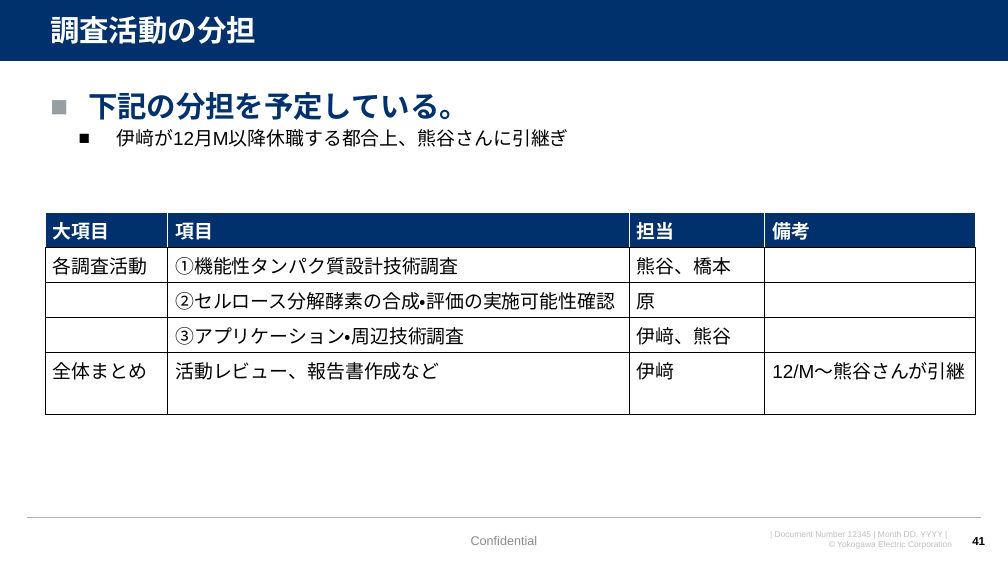
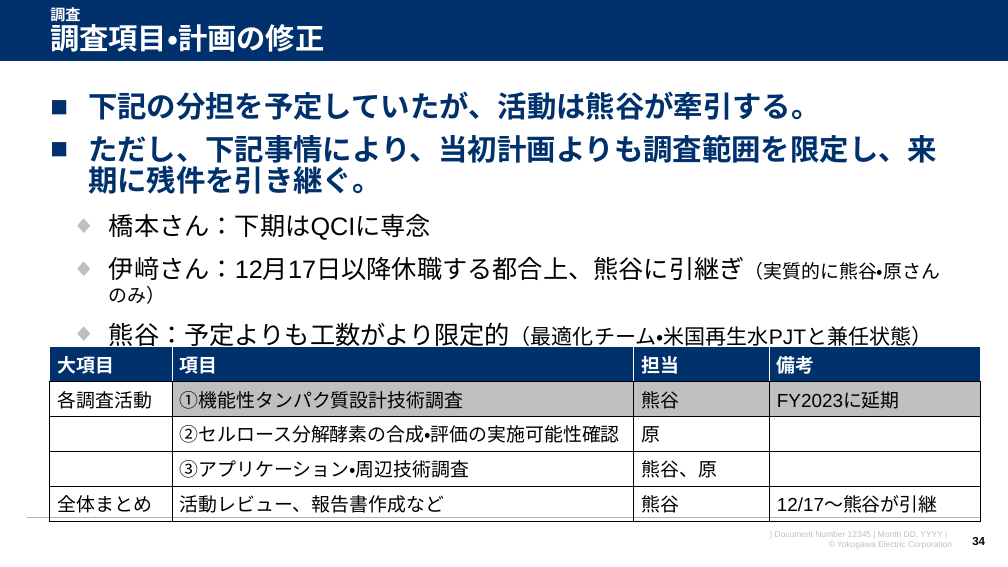
Before and after one commit to watarukumagai-git/denovo, a slide deck: slide 34 of survey_doc/2022年12月度月報_人工酵素設計.pptx (slide 41 before the commit). Drawn at 1008x567 pixels with LibreOffice and Linux fonts; fonts in the diff are those of the drawing; background and template pictures are left out. Boxes give left, top, right and bottom in pixels: in the first picture for what was removed or moved away, otherwise in the second. Text is boxed around its words. In the diff, an @@ line names an element or a change of style, - is before the commit and + after.

```diff
--- a/survey_doc/2022年12月度月報_人工酵素設計.pptx
+++ b/survey_doc/2022年12月度月報_人工酵素設計.pptx
@@ title at (50, 5, 324, 52): text changed; size 28 to 27.9 pt @@
-調査活動の分担
+調査
+調査項目・計画の修正
@@ text at (88, 91, 940, 351): text changed; size 18 to 28 pt @@
-■ 下記の分担を予定している。
-  ■ 伊﨑が12月M以降休職する都合上、熊谷さんに引継ぎ
+■ 下記の分担を予定していたが、活動は熊谷が牽引する。
+■ ただし、下記事情により、当初計画よりも調査範囲を限定し、来期に残件を引き継ぐ。
+  ◆ 橋本さん：下期はQCIに専念
+  ◆ 伊﨑さん：12月17日以降休職する都合上、熊谷に引継ぎ（実質的に熊谷・原さんのみ）
+  ◆ 熊谷：予定よりも工数がより限定的（最適化チーム・米国再生水PJTと兼任状態）
@@ table at (50, 346, 981, 517) @@
-row 2, column 3: 熊谷、橋本
+row 2, column 3: 熊谷
-row 2, column 4: 
+row 2, column 4: FY2023に延期
-row 4, column 3: 伊﨑、熊谷
+row 4, column 3: 熊谷、原
-row 5, column 3: 伊﨑
+row 5, column 3: 熊谷
-row 5, column 4: 12/M～熊谷さんが引継
+row 5, column 4: 12/17～熊谷が引継
@@ fill none to #BFBFBF in 2 cells @@
@@ table: place and size @@
-table at (45, 212, 976, 384)
+table at (50, 346, 981, 517)
@@ text removed at (471, 536, 537, 545) @@
-Confidential
@@ page number at (972, 537, 985, 545): text changed @@
-41
+34
```
Also in this commit, not shown: 2 other slides changed, 3 slides removed.
